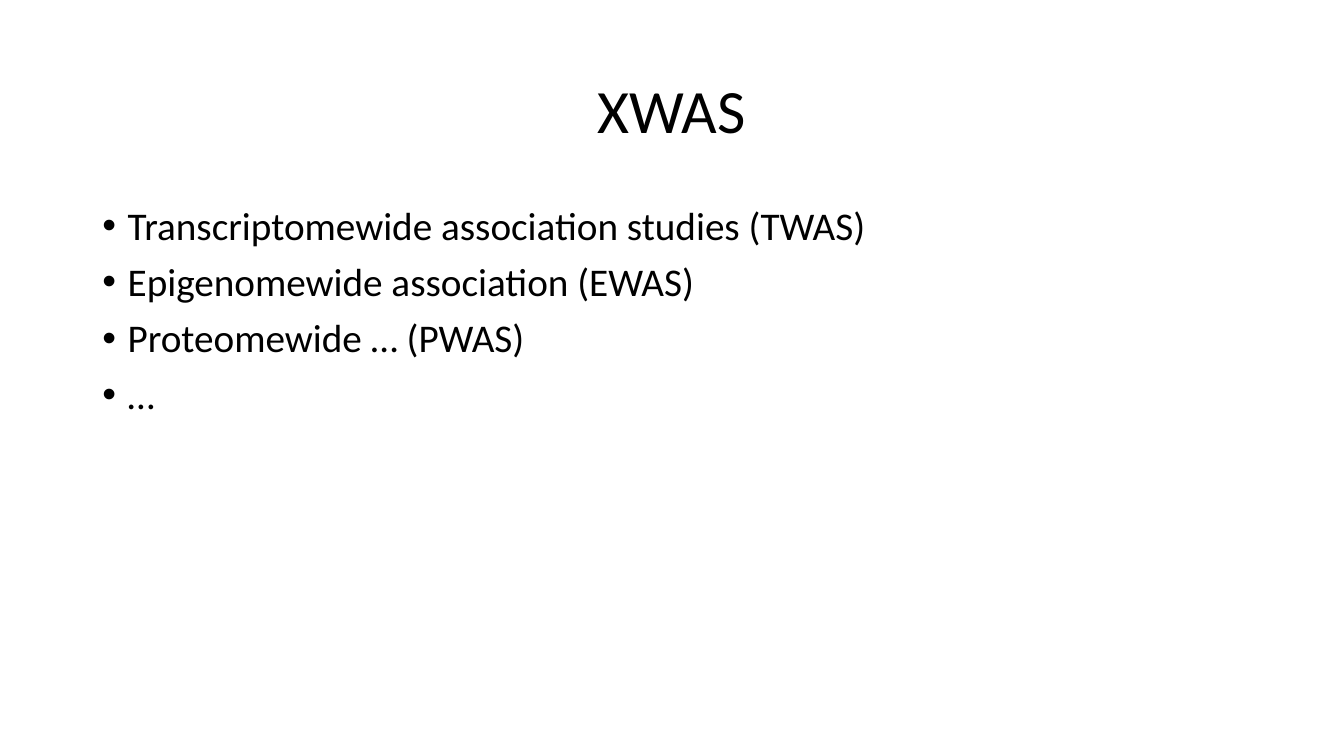
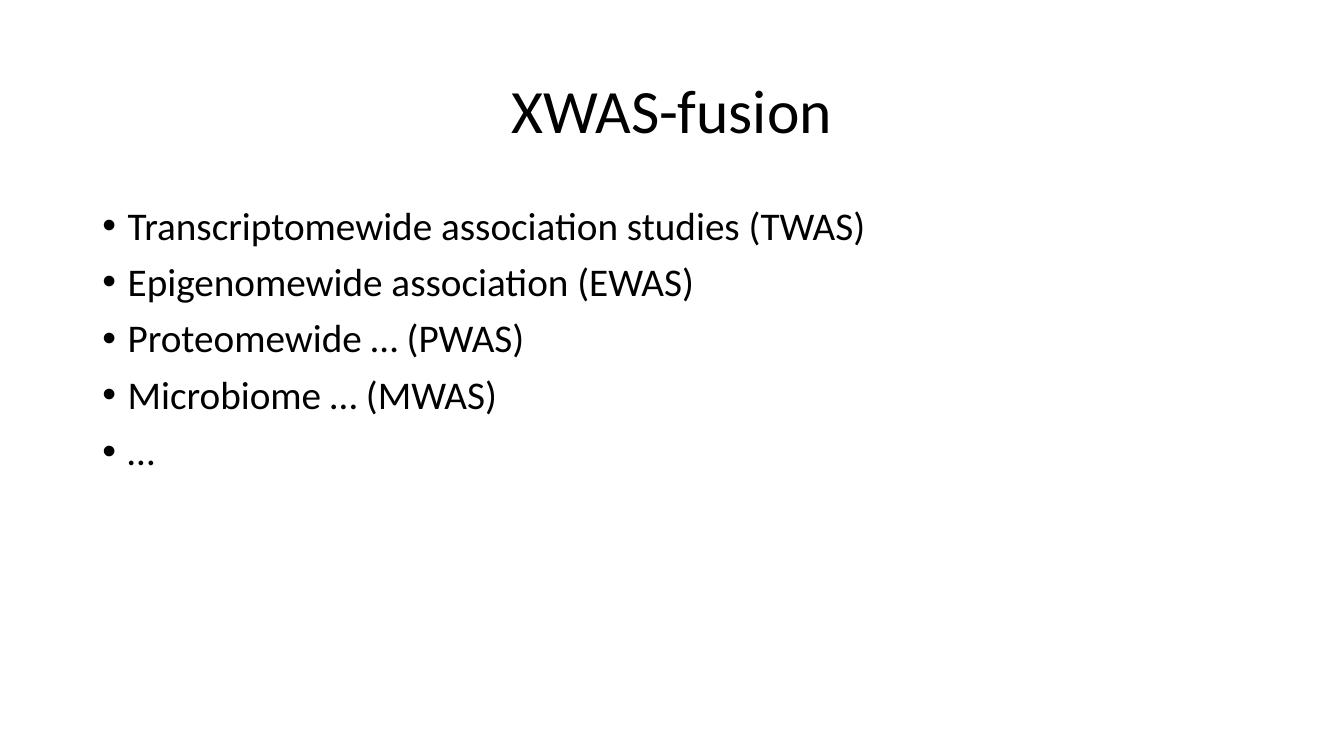
Before and after one commit to jinghuazhao/EWAS-fusion, a slide deck: slide 6 of README.pptx. Drawn at 1344x756 pixels with LibreOffice and Linux fonts; fonts in the diff are those of the drawing. Boxes give left, top, right and bottom in pixels: in the first picture for what was removed or moved away, otherwise in the second. Text is boxed around its words. In the diff, an @@ line names an element or a change of style, - is before the commit and + after.

```diff
--- a/README.pptx
+++ b/README.pptx
@@ title at (x1=512, y1=90, x2=832, y2=134): text changed @@
-XWAS
+XWAS-fusion
@@ text at (x1=128, y1=380, x2=497, y2=415): paragraph added @@
+• Microbiome … (MWAS)
```
Also in this commit, not shown: 3 other slides changed.
